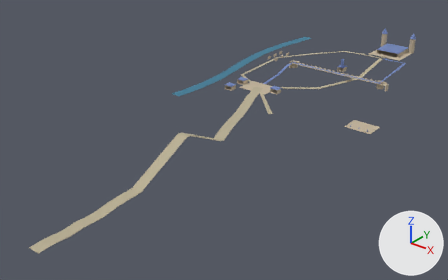
The glTF model world/public/assets/world_orleans.visual.glb, before and after one commit.
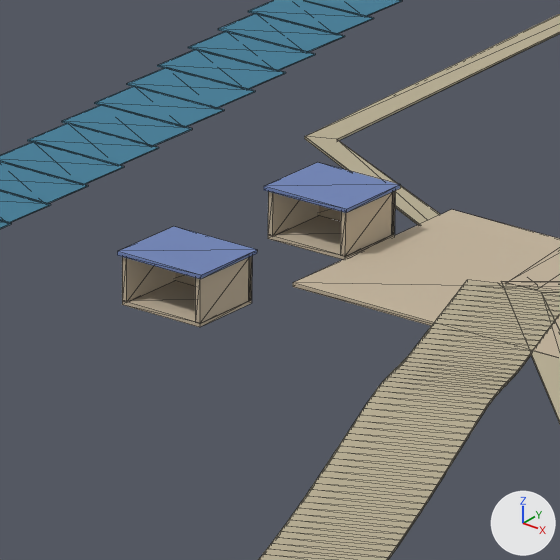
Each version is shown whole from a 50 mm lens placed at (486.0, -891.0, 390.0), pointed at (-48.0, -224.0, -24.0), then close up on the part from 48% to 58% of the width and 23% to 40% of the height. The lights are fixed; the arrows at lower right show +X, +Y and +Z. The first two pictures are the older version. The close-ups show mesh edges as thin lines. Where no turn or scale is listed for an object, it has been applied to the vertices. Vertices at exactly the same position are counted once.

The scene before the commit, as lines of its bpy script (objects in view):
```python
me_mesh_0 = bpy.data.meshes.new('Mesh_0')
me_mesh_0.from_pydata(...)  # 1140 vertices, 1692 faces; spans x -120.0..120.0, y -389.0..389.0, z -24.0..24.0
me_mesh_0.materials.append(mat_m_toon)
me_mesh_1 = bpy.data.meshes.new('Mesh_1')
me_mesh_1.from_pydata(...)  # 838 vertices, 1364 faces; spans x -157.0..157.0, y -171.0..171.0, z -30.0..30.0
me_mesh_1.materials.append(mat_m_toon)
me_mesh_2 = bpy.data.meshes.new('Mesh_2')
me_mesh_2.from_pydata(...)  # 344 vertices, 516 faces; spans x -21.0..21.0, y -215.0..215.0, z 0.0
me_mesh_2.materials.append(mat_m_toon)
ob_orleans_architecture = bpy.data.objects.new('orleans_Architecture', me_mesh_1)
ob_orleans_architecture.location = (-6.4, 30.4, 38.5)
ob_orleans_river = bpy.data.objects.new('orleans_River', me_mesh_2)
ob_orleans_river.location = (-195.0, 35.0, 1.6)
ob_orleans_routes = bpy.data.objects.new('orleans_Routes', me_mesh_0)
ob_orleans_routes.location = (-37.6, -211.3, 27.9)
```
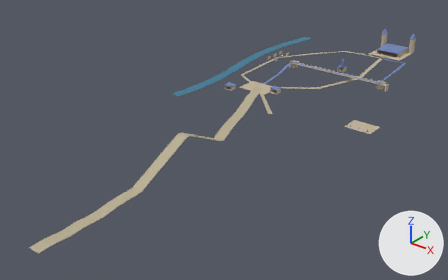
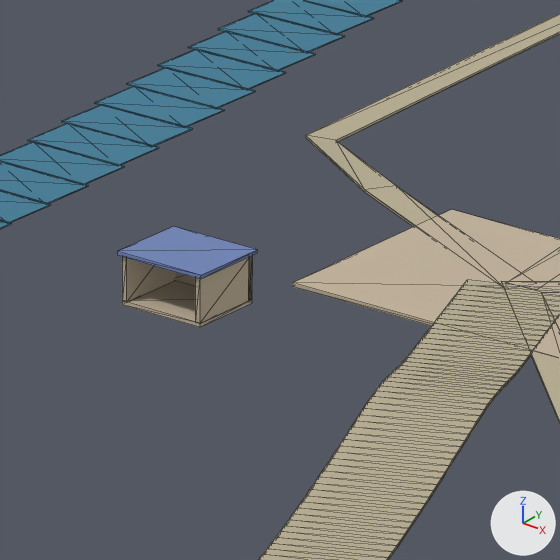
Pixel boxes [x1, y1, x2, y2] of what changed, in the close-ups (560 x 560 px; the box of a moved part takes in the faces that stretch with it):
```json
{"object": "orleans_Routes", "change": "reshaped", "before": [259, 14, 560, 560], "after": [259, 13, 560, 560]}
{"object": "orleans_Architecture", "change": "reshaped", "before": [117, 162, 560, 358], "after": [117, 209, 560, 358]}
{"part": 1, "of": "me_mesh_0", "change": "moved or reshaped", "before": [305, 14, 560, 225], "after": [306, 13, 560, 227]}
{"part": 2, "of": "me_mesh_1", "change": "deleted", "before": [264, 162, 400, 260]}
```

Edits to the scene script, one JSON object a line:
```json
{"block": "me_mesh_0", "where": "# used by ob_orleans_routes; location = (-37.6, -211.3, 27.9)"}
{"op": "remove", "block": "me_mesh_0", "code": "me_mesh_0.from_pydata(...)  # 1140 vertices, 1692 faces; spans x -120.0..120.0, y -389.0..389.0, z -24.0..24.0"}
{"op": "add", "block": "me_mesh_0", "code": "me_mesh_0.from_pydata(...)  # 1144 vertices, 1698 faces; spans x -120.0..120.0, y -389.0..389.0, z -24.0..24.0"}
{"block": "me_mesh_0", "change": "me_mesh_0 part 1"}
{"block": "me_mesh_0", "change": "2 vertices are removed from x -115.0, y 165.0, z -20.0"}
{"block": "me_mesh_0", "change": "22 faces are deleted"}
{"block": "me_mesh_0", "change": "6 vertices are added at (-81.0, 143.0, -14.0), (-84.0, 139.0, -14.0), (-81.0, 143.0, -14.0), (-84.0, 139.0, -14.0), (-115.0, 166.0, -20.0), (-115.0, 166.0, -20.0)"}
{"block": "me_mesh_0", "change": "28 new faces join them"}
{"block": "me_mesh_1", "where": "# used by ob_orleans_architecture; location = (-6.4, 30.4, 38.5)"}
{"op": "remove", "block": "me_mesh_1", "code": "me_mesh_1.from_pydata(...)  # 838 vertices, 1364 faces; spans x -157.0..157.0, y -171.0..171.0, z -30.0..30.0"}
{"op": "add", "block": "me_mesh_1", "code": "me_mesh_1.from_pydata(...)  # 738 vertices, 1208 faces; spans x -157.0..157.0, y -171.0..171.0, z -30.0..30.0"}
{"block": "me_mesh_1", "change": "me_mesh_1 part 2: 9 loose pieces with 84 vertices, spanning x -115.0..98.0, y -127.0..5.0, z -25.0..-13.0, are deleted"}
{"block": "me_mesh_1", "change": "other edits to the shape of me_mesh_1 do not show in these pictures"}
```
